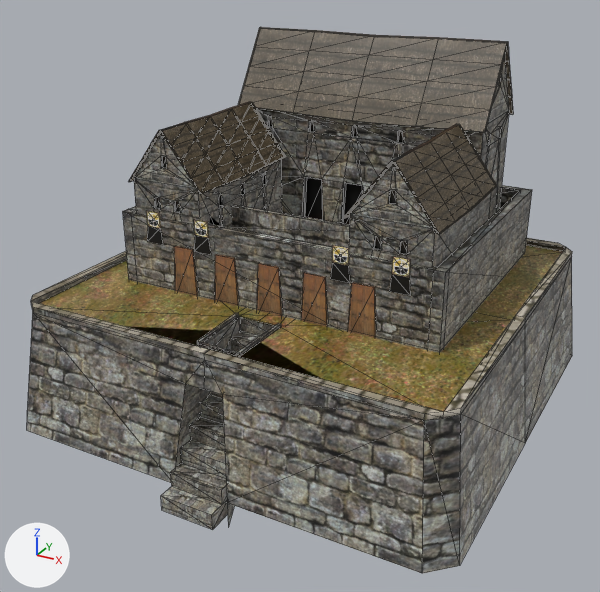
The COLLADA model art/meshes/structural/inca_fortress.dae, before and after one commit.
Camera for both pictures: a 50 mm camera at (26.1, -52.9, 30.3) aimed at (-0.2, -5.2, 6.4). The lights are fixed; the arrows at lower left show +X, +Y and +Z. Mesh edges are drawn as thin lines. Where no turn or scale is listed for an object, it has been applied to the vertices.

Names of what the first picture shows: 'fotress'.
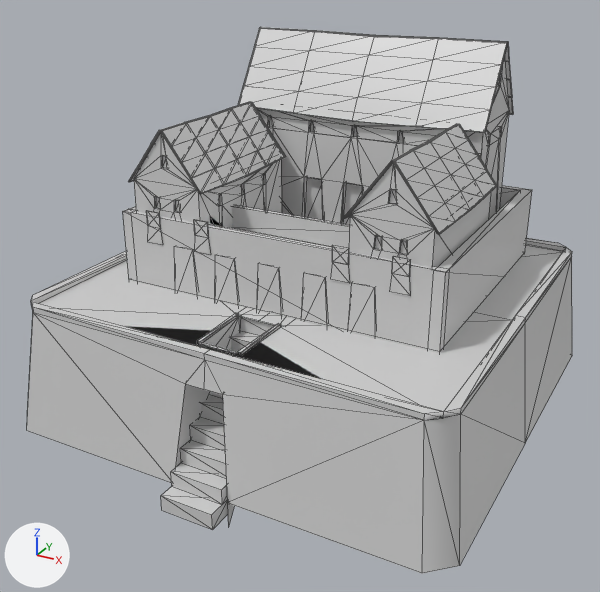
Patch to the scene script:
```diff
--- a/art/meshes/structural/inca_fortress.dae.py
+++ b/art/meshes/structural/inca_fortress.dae.py
@@ mat_materiais_005 @@
+mat_materiais_005 = principled_material('Materiais_005')
+mat_materiais_005.base_color = (0.64, 0.64, 0.64)  # light grey #d1d1d1
+mat_materiais_005.roughness = 0.44
@@ me_cubo_013 @@
 me_cubo_013.from_pydata(...)  # 1410 vertices, 2556 faces; spans x -16.4..16.4, y -19.9..13.1, z -3.2..23.9
-me_cubo_013.materials.append(mat_materiais)  # picture img_inca_struct_png
+me_cubo_013.materials.append(mat_materiais_005)  # light grey #d1d1d1
```

Boxes (x1, y1, x2, y2) around the edits, measured in the pictures (600 x 592 px):
'fotress', recoloured
    both: (27, 27, 572, 574)
